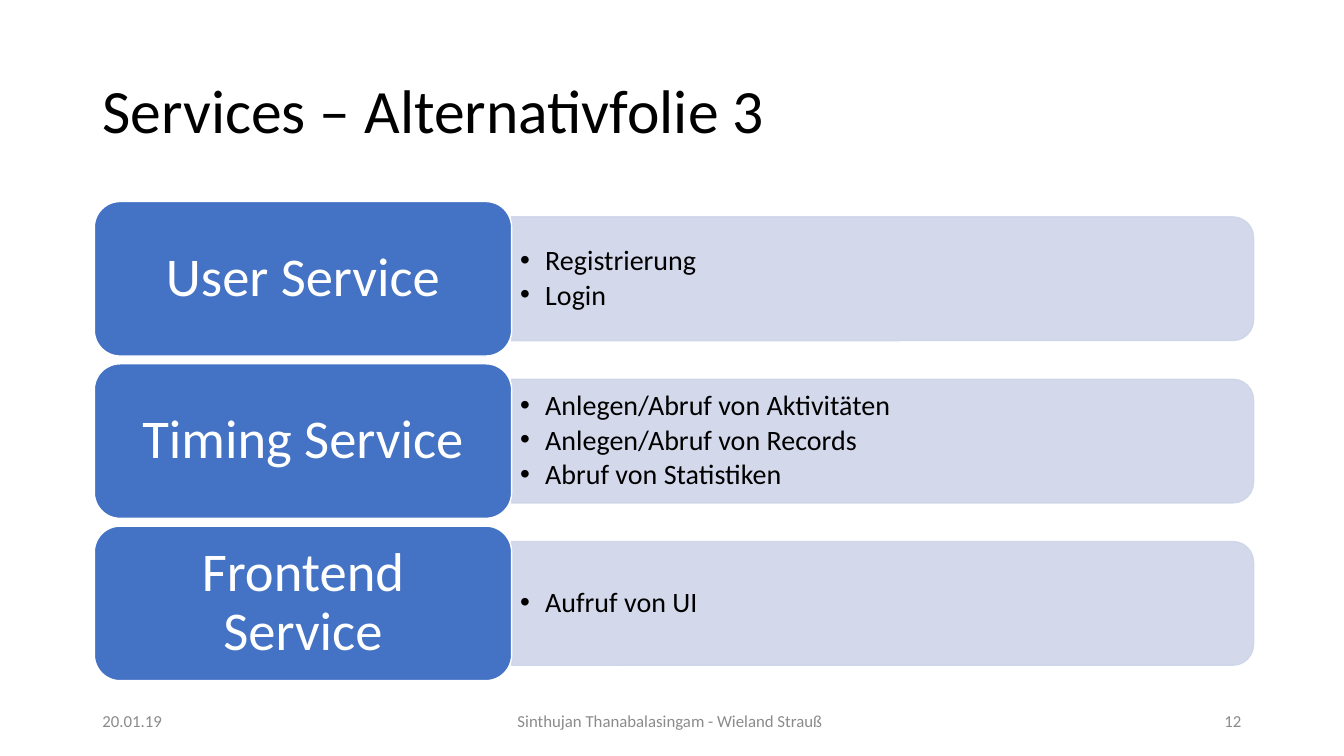
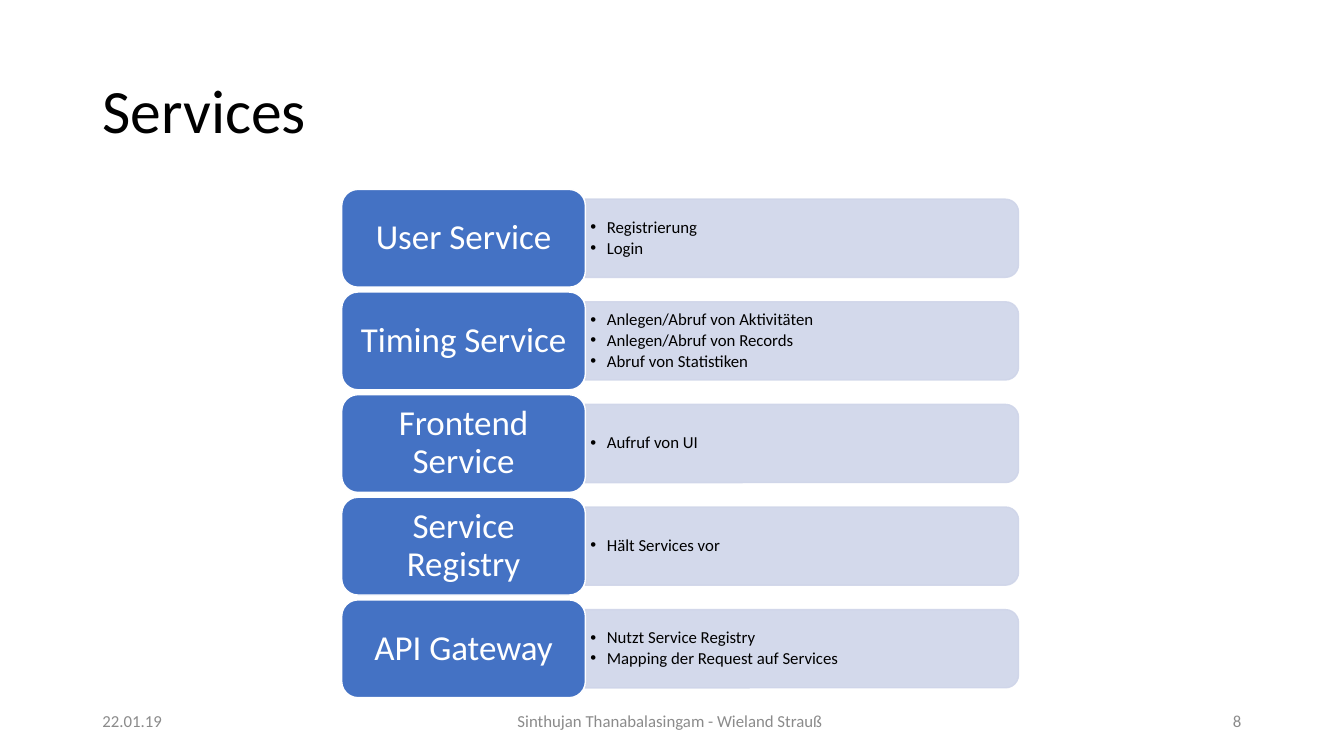
Before and after one commit to edisontrent1337/SCC_TimeTracker, a slide deck: slide 8 of orga/SCC_TimeTracker_final_presentation.pptx (slide 12 before the commit). Drawn at 1344x756 pixels with LibreOffice and Linux fonts; fonts in the diff are those of the drawing. Boxes give left, top, right and bottom in pixels: in the first picture for what was removed or moved away, otherwise in the second. Text is boxed around its words. In the diff, an @@ line names an element or a change of style, - is before the commit and + after.

```diff
--- a/orga/SCC_TimeTracker_final_presentation.pptx
+++ b/orga/SCC_TimeTracker_final_presentation.pptx
@@ title at [102,90,305,134]: text changed @@
-Services – Alternativfolie 3
+Services
@@ rounded rectangle: place and size @@
-rounded rectangle at [95,202,512,356]
+rounded rectangle at [342,190,586,287]
@@ text "User Service": place and size @@
-text "User Service" at [166,258,440,297]
+text "User Service" at [376,225,551,250]
@@ text "Registrierung": place and size @@
-text "Registrierung" at [545,250,696,310]
+text "Registrierung" at [607,221,697,257]
@@ round same rect: place and size @@
-round same rect at [512,217,1254,341]
+round same rect at [586,200,1019,278]
@@ text "Timing Service": place and size @@
-text "Timing Service" at [142,420,463,468]
+text "Timing Service" at [361,328,566,358]
@@ text "Anlegen/Abruf von Aktivitäten": place and size @@
-text "Anlegen/Abruf von Aktivitäten" at [545,395,891,485]
+text "Anlegen/Abruf von Aktivitäten" at [607,313,813,367]
@@ rounded rectangle: place and size @@
-rounded rectangle at [95,364,512,518]
+rounded rectangle at [342,395,586,493]
@@ size 39 to 25 pt; less space between paragraphs in 3 elements at [376,225,551,250], [361,328,566,358], [399,410,529,473] @@
@@ text "Frontend Service": place and size @@
-text "Frontend Service" at [202,553,404,651]
+text "Frontend Service" at [399,410,529,473]
@@ size 20 to 12 pt; indent changed; less space between paragraphs in 3 elements at [607,221,697,257], [607,313,813,367], [607,436,698,448] @@
@@ text "Aufruf von UI": place and size @@
-text "Aufruf von UI" at [545,592,697,613]
+text "Aufruf von UI" at [607,436,698,448]
@@ round same rect: place and size @@
-round same rect at [512,380,1254,504]
+round same rect at [586,404,1019,483]
@@ rounded rectangle: place and size @@
-rounded rectangle at [95,526,512,681]
+rounded rectangle at [342,600,586,698]
@@ round same rect: place and size @@
-round same rect at [512,542,1254,666]
+round same rect at [586,610,1019,689]
@@ group added at [342,292,1019,667]: 4 texts, 2 round same rects, 2 rounded rectangles @@
+  • Hält Services vor
+Service Registry
+  • Nutzt Service Registry
+  • Mapping der Request auf Services
+API Gateway
@@ text at [102,716,161,727]: text changed @@
-20.01.19
+22.01.19
@@ page number at [1233,715,1241,727]: text changed @@
-12
+8
```
Also in this commit, not shown: 7 other slides changed, 1 slide added, 5 slides removed, 19 other files.
